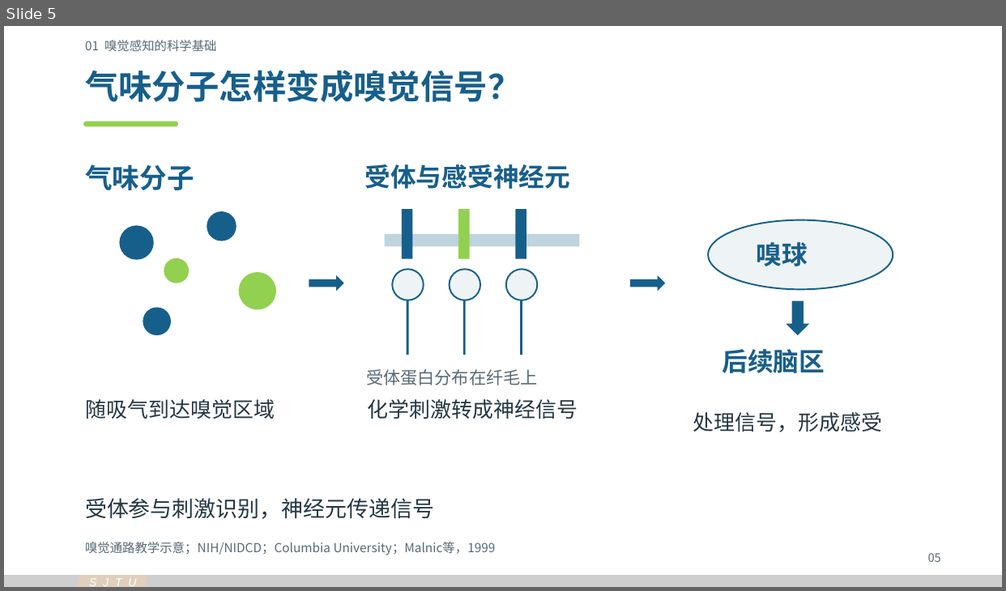
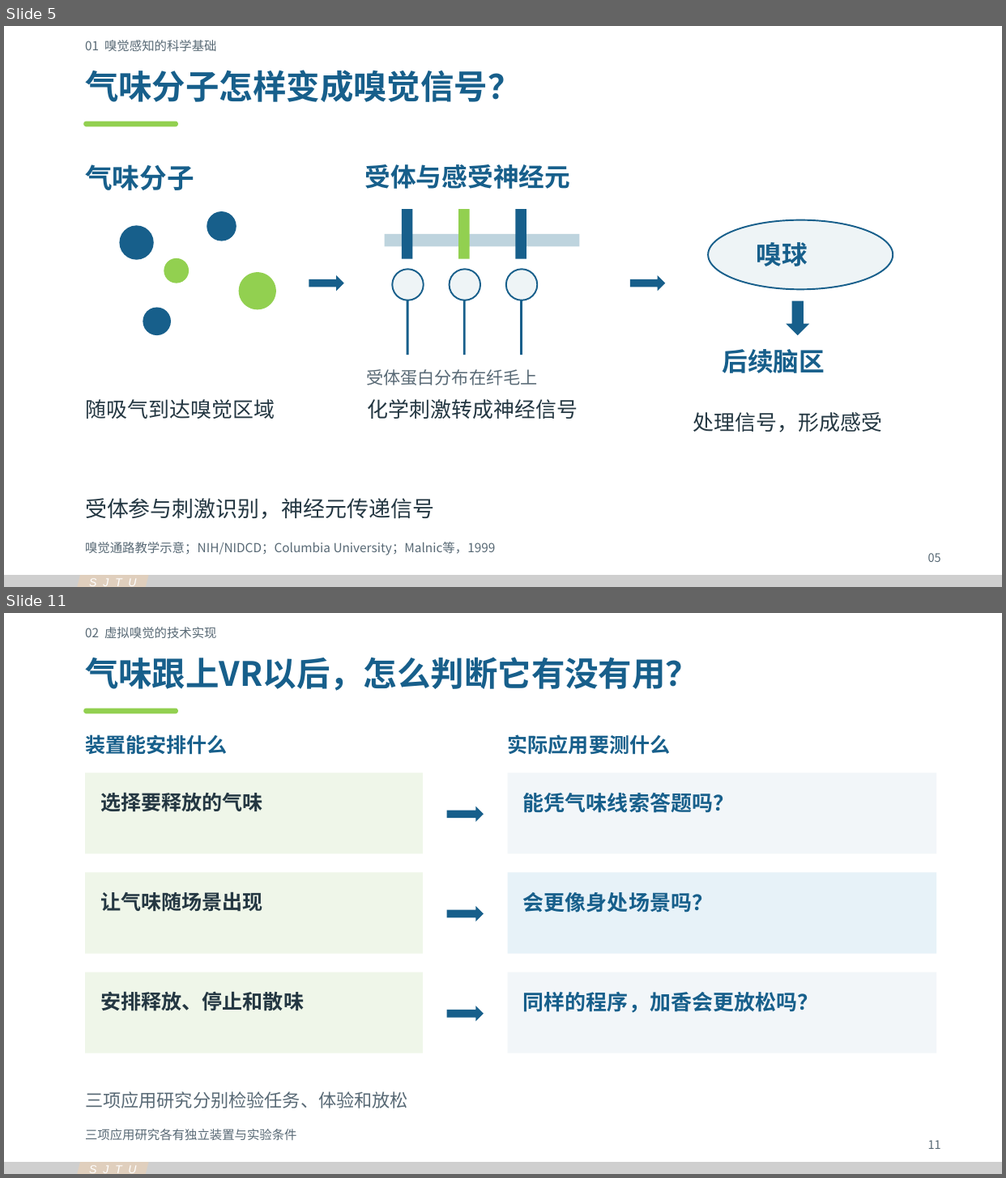
Before and after one commit to Cyh29hao/sjtu-olfaction-vr-2026, a slide deck: release/v3/olfaction-vr-v3.pptx. Shown one above the other, each under a label of ours: slide 5 before the commit, slides 5 and 11 after it; the slides between them are not shown. The pictures are 1006x591 and 1006x1178 pixels, drawn with LibreOffice and Linux fonts; fonts in the diff are those of the drawing. Boxes give left, top, right and bottom in pixels: in the first picture for what was removed or moved away, otherwise in the second. Text is boxed around its words. In the diff, an @@ line names an element or a change of style, - is before the commit and + after.

```diff
--- a/release/v3/olfaction-vr-v3.pptx
+++ b/release/v3/olfaction-vr-v3.pptx
@@ slide 11 added at (4,613,1002,1174), background #FFFFFF; not listed: 4 template elements that a slide beside it also shows @@
@@ text added at (85,627,216,638), 12 pt, text #586975 @@
+02 虚拟嗅觉的技术实现
@@ text added at (85,657,699,691), 32.2 pt, text #175F8B, bold @@
+气味跟上VR以后，怎么判断它有没有用？
@@ text added at (85,735,227,755), 19.5 pt, text #175F8B, bold @@
+装置能安排什么
@@ text added at (508,735,671,755), 19.5 pt, text #175F8B, bold @@
+实际应用要测什么
@@ rectangle added at (85,773,423,854), fill #EFF6E9 @@
@@ rectangle added at (508,773,937,854), fill #F2F6F9 @@
@@ text added at (100,792,263,812), 19.5 pt, text #243742, bold @@
+选择要释放的气味
@@ right arrow added at (447,806,484,822), fill #175F8B @@
@@ text added at (523,793,734,813), 20.2 pt, text #175F8B, bold @@
+能凭气味线索答题吗？
@@ rectangle added at (85,873,423,954), fill #EFF6E9 @@
@@ rectangle added at (508,873,937,954), fill #E7F2F8 @@
@@ text added at (100,892,263,912), 19.5 pt, text #243742, bold @@
+让气味随场景出现
@@ text added at (523,892,713,913), 20.2 pt, text #175F8B, bold @@
+会更像身处场景吗？
@@ right arrow added at (447,906,484,922), fill #175F8B @@
@@ rectangle added at (85,973,423,1053), fill #EFF6E9 @@
@@ rectangle added at (508,973,937,1053), fill #F2F6F9 @@
@@ text added at (100,991,304,1012), 19.5 pt, text #243742, bold @@
+安排释放、停止和散味
@@ text added at (523,992,818,1013), 20.2 pt, text #175F8B, bold @@
+同样的程序，加香会更放松吗？
@@ right arrow added at (447,1006,484,1022), fill #175F8B @@
@@ text added at (85,1092,408,1109), 17.2 pt, text #586975 @@
+三项应用研究分别检验任务、体验和放松
@@ text added at (85,1129,297,1140), 12 pt, text #586975 @@
+三项应用研究各有独立装置与实验条件
@@ text added at (928,1140,941,1149), 11.2 pt, text #586975 @@
+11
```
Also in this commit, not shown: 17 slides changed, 9 other slides added, 6 slides removed, 48 other files.
